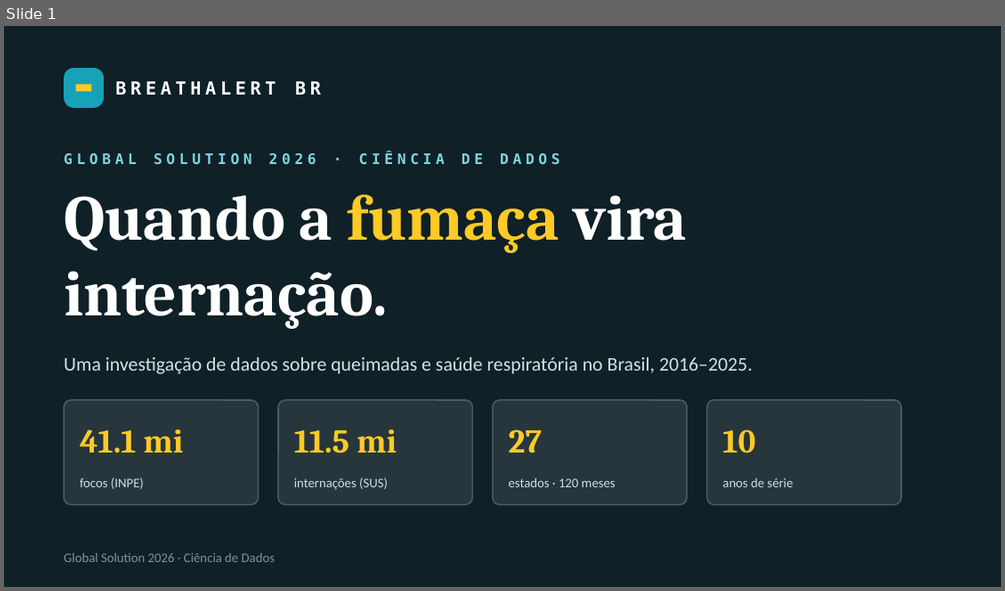
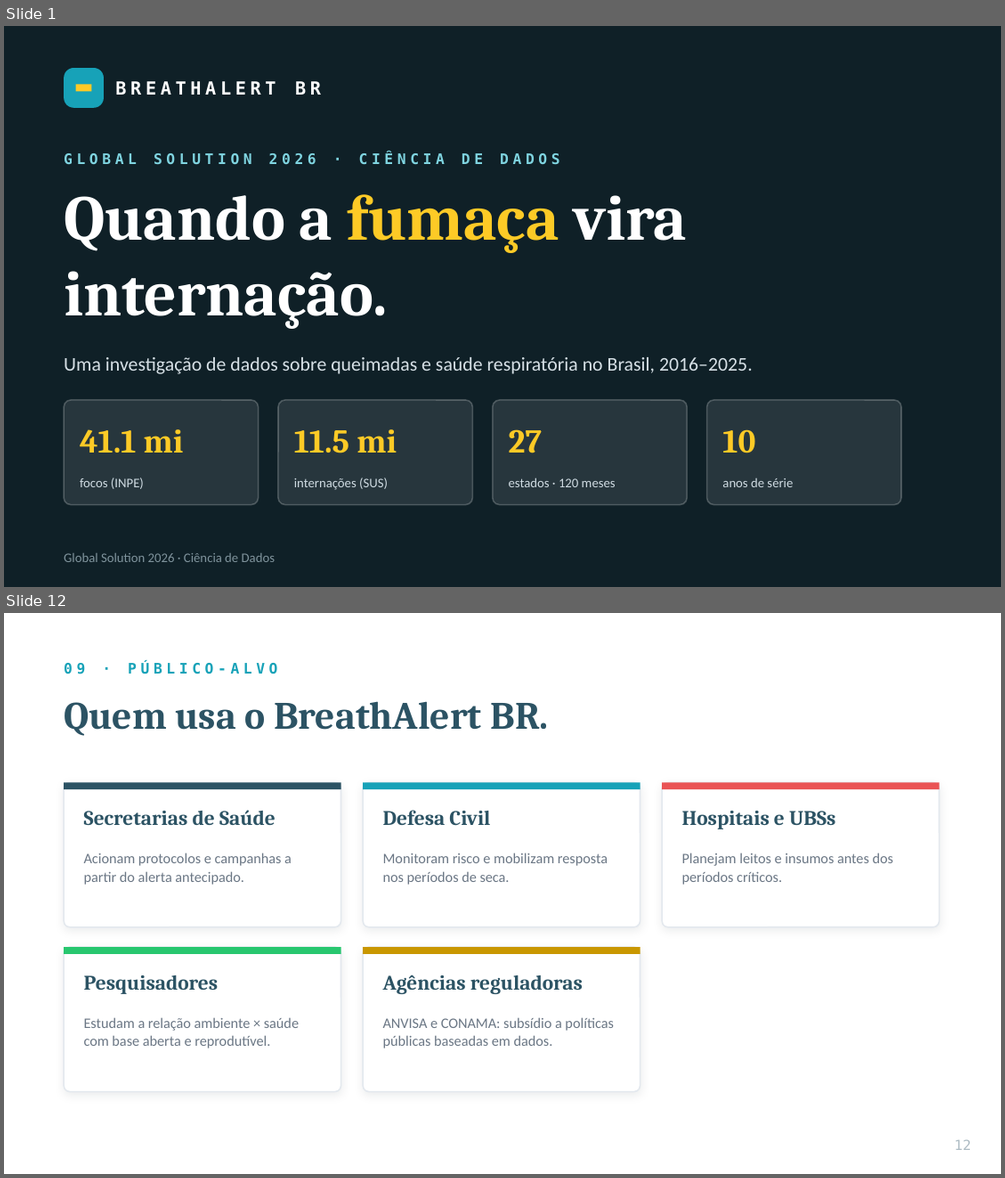
Before and after one commit to SauloSapucaia/BreathAlert_BR, a slide deck: pitch/BreathAlert_Pitch.pptx. Shown one above the other, each under a label of ours: slide 1 before the commit, slides 1 and 12 after it; the slides between them are not shown. The pictures are 1005x591 and 1005x1178 pixels, drawn with LibreOffice and Linux fonts; fonts in the diff are those of the drawing. Boxes give left, top, right and bottom in pixels: in the first picture for what was removed or moved away, otherwise in the second. Text is boxed around its words. In the diff, an @@ line names an element or a change of style, - is before the commit and + after.

```diff
--- a/pitch/BreathAlert_Pitch.pptx
+++ b/pitch/BreathAlert_Pitch.pptx
@@ slide 12 added at bbox=[4, 613, 1001, 1174], background #FFFFFF @@
@@ text added at bbox=[64, 661, 277, 674], 10.5 pt, text #17A2B8, bold @@
+09 · PÚBLICO-ALVO
@@ text added at bbox=[64, 701, 548, 736], 28 pt, text #2C5364, bold @@
+Quem usa o BreathAlert BR.
@@ rounded rectangle added at bbox=[64, 782, 341, 927], fill #FFFFFF, outline #E3E8EE 1 pt @@
@@ rectangle added at bbox=[64, 782, 341, 789], fill #2C5364 @@
@@ rounded rectangle added at bbox=[363, 782, 640, 927], fill #FFFFFF, outline #E3E8EE 1 pt @@
@@ rectangle added at bbox=[363, 782, 640, 789], fill #17A2B8 @@
@@ rounded rectangle added at bbox=[662, 782, 939, 927], fill #FFFFFF, outline #E3E8EE 1 pt @@
@@ rectangle added at bbox=[662, 782, 939, 789], fill #EA5455 @@
@@ text added at bbox=[84, 810, 275, 825], 15 pt, text #2C5364, bold @@
+Secretarias de Saúde
@@ text added at bbox=[383, 810, 490, 826], 15 pt, text #2C5364, bold @@
+Defesa Civil
@@ text added at bbox=[682, 811, 835, 829], 15 pt, text #2C5364, bold @@
+Hospitais e UBSs
@@ text added at bbox=[84, 852, 291, 884], 10.5 pt, text #6B7785 @@
+Acionam protocolos e campanhas a partir do alerta antecipado.
@@ text added at bbox=[383, 852, 607, 884], 10.5 pt, text #6B7785 @@
+Monitoram risco e mobilizam resposta nos períodos de seca.
@@ text added at bbox=[682, 852, 893, 884], 10.5 pt, text #6B7785 @@
+Planejam leitos e insumos antes dos períodos críticos.
@@ rounded rectangle added at bbox=[64, 947, 341, 1092], fill #FFFFFF, outline #E3E8EE 1 pt @@
@@ rectangle added at bbox=[64, 947, 341, 954], fill #28C76F @@
@@ rounded rectangle added at bbox=[363, 947, 640, 1092], fill #FFFFFF, outline #E3E8EE 1 pt @@
@@ rectangle added at bbox=[363, 947, 640, 954], fill #C99700 @@
@@ text added at bbox=[84, 975, 218, 994], 15 pt, text #2C5364, bold @@
+Pesquisadores
@@ text added at bbox=[383, 974, 582, 994], 15 pt, text #2C5364, bold @@
+Agências reguladoras
@@ text added at bbox=[84, 1017, 299, 1048], 10.5 pt, text #6B7785 @@
+Estudam a relação ambiente × saúde com base aberta e reprodutível.
@@ text added at bbox=[383, 1017, 613, 1048], 10.5 pt, text #6B7785 @@
+ANVISA e CONAMA: subsídio a políticas públicas baseadas em dados.
@@ text added at bbox=[955, 1139, 971, 1150], 10 pt, text #AEBCC4 @@
+12
```
Also in this commit, not shown: 9 slides changed, 6 other slides added, 2 other files.
